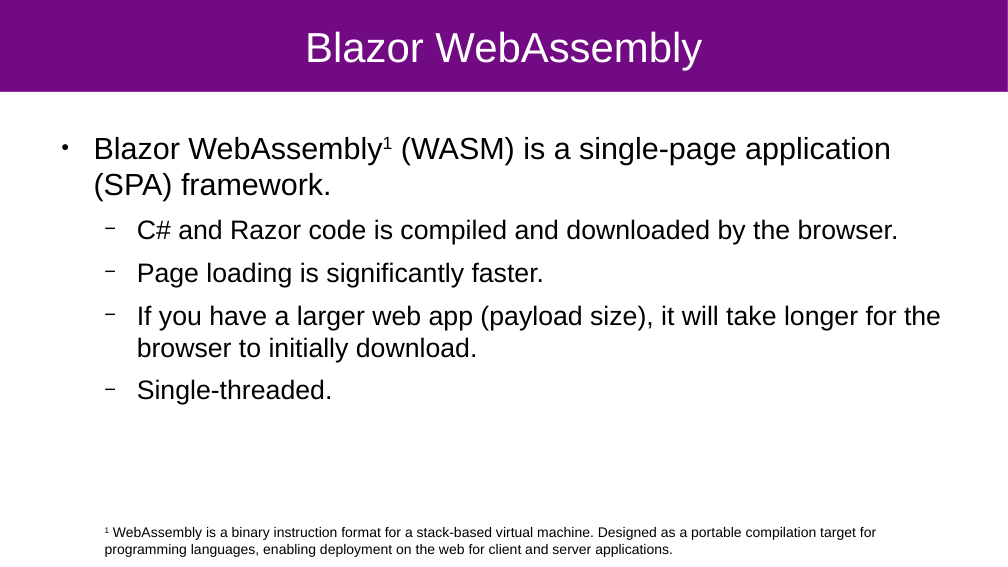
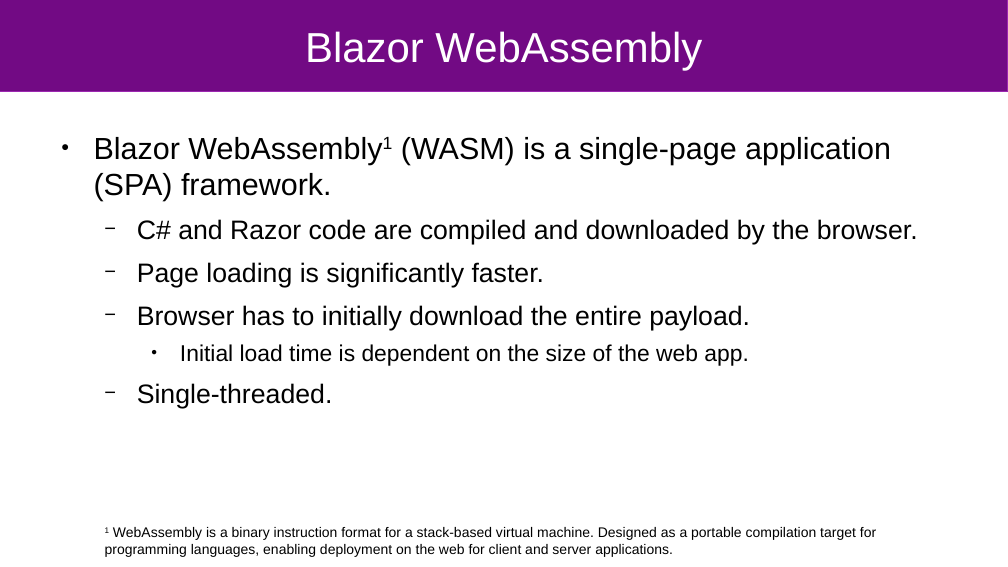
Before and after one commit to wheat32/BlazorTest, a slide deck: slide 4 of blazor_short.odp. Drawn at 1008x567 pixels with LibreOffice and Linux fonts; fonts in the diff are those of the drawing. Boxes give left, top, right and bottom in pixels: in the first picture for what was removed or moved away, otherwise in the second. Text is boxed around its words. In the diff, an @@ line names an element or a change of style, - is before the commit and + after.

```diff
--- a/blazor_short.odp
+++ b/blazor_short.odp
@@ text at box(137, 219, 918, 244): text changed @@
-  − C# and Razor code is compiled and downloaded by the browser.
+  − C# and Razor code are compiled and downloaded by the browser.
@@ text at box(137, 305, 750, 366): text changed; size 21 to 18 pt @@
-  − If you have a larger web app (payload size), it will take longer for the browser to initially download.
+  − Browser has to initially download the entire payload.
+    ● Initial load time is dependent on the size of the web app.
```
Also in this commit, not shown: 6 other slides changed.
